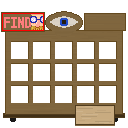
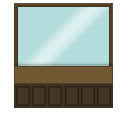
Layer changes from the first (128, 128) image to the second:
added layer "Layer 10" above "Layer 11" over [14,66,113,108]
added layer "Layer 11" (40%) above "Layer 9" over [14,62,113,66]
renamed "Layer 7" to "Layer 9", painted on it over [18,7,109,82]
painted on "Layer 8" over [14,3,125,82]
removed layer "Layer 5" over [1,12,45,32]
removed layer "Layer 3" over [2,11,126,126]
removed layer "Layer 4" over [10,116,118,122]
